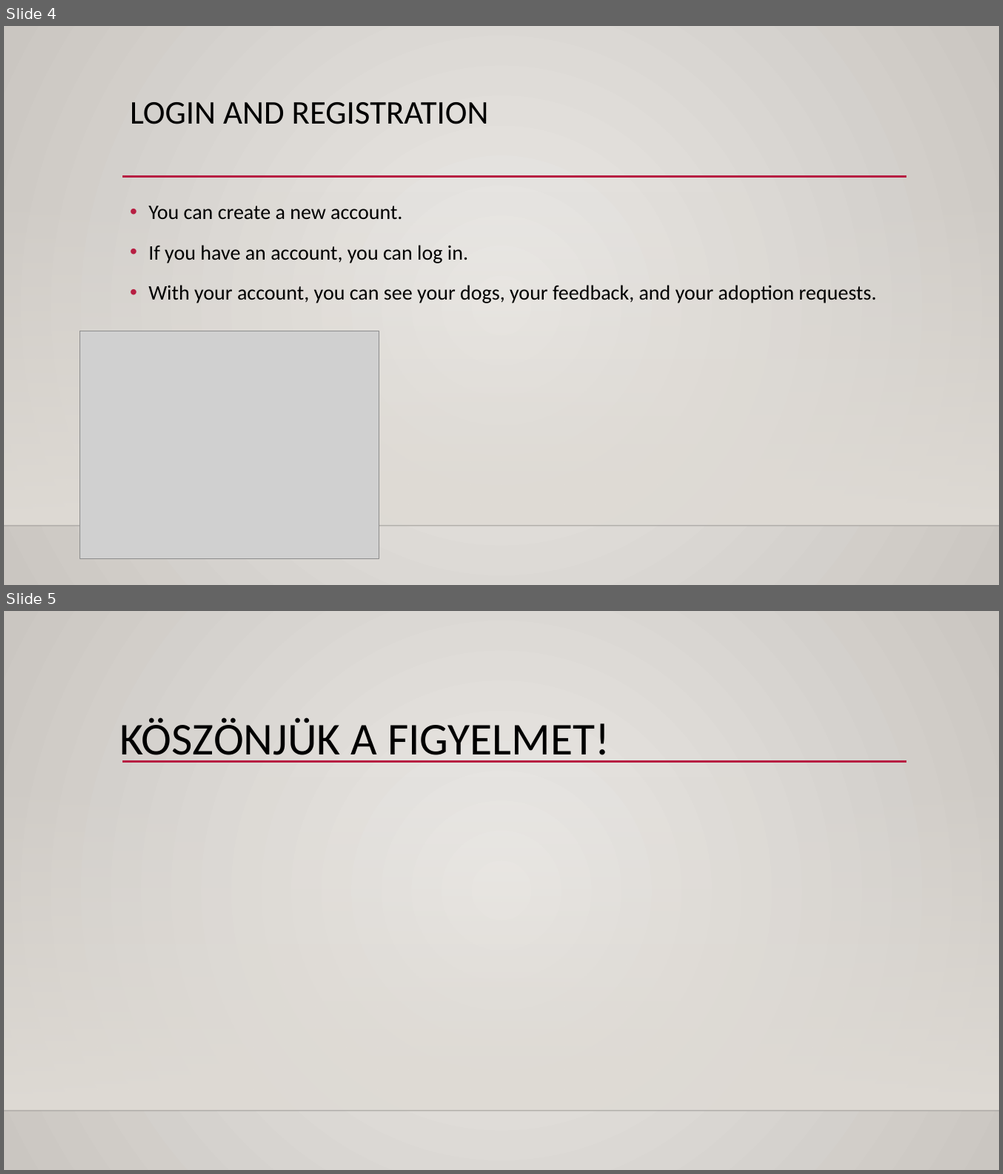
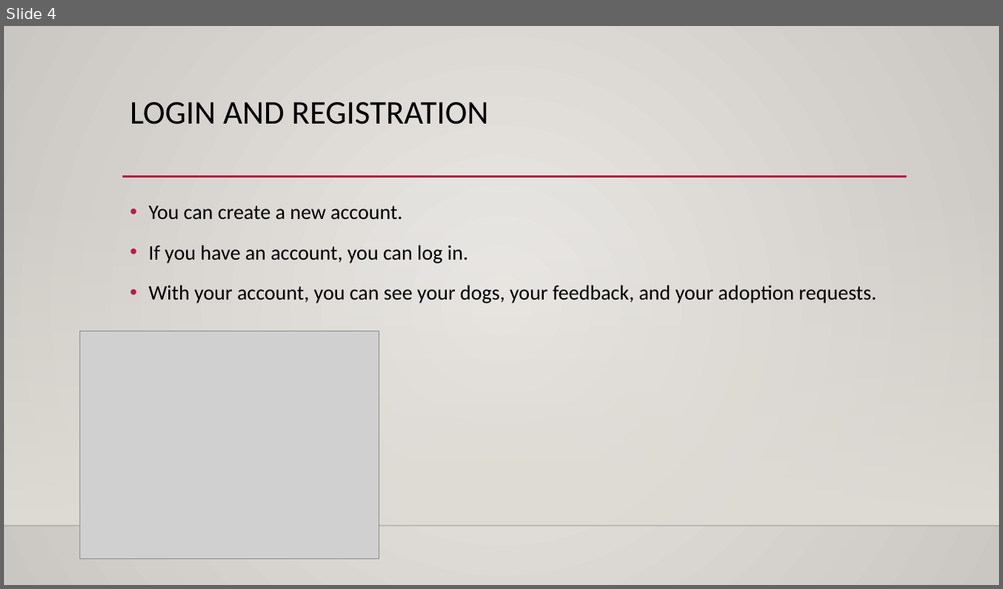
Before and after one commit to Robinhood0123/kutyak, a slide deck: menhelybemutato 1.pptx. Shown one above the other, each under a label of ours: slides 4 and 5 before the commit, slide 4 after it. The pictures are 1003x1174 and 1003x589 pixels, drawn with LibreOffice and Linux fonts; fonts in the diff are those of the drawing; grey boxes stand for pictures; background and template pictures are left out. Boxes give left, top, right and bottom in pixels: in the first picture for what was removed or moved away, otherwise in the second. Text is boxed around its words. In the diff, an @@ line names an element or a change of style, - is before the commit and + after.

```diff
--- a/menhelybemutato 1.pptx
+++ b/menhelybemutato 1.pptx
@@ slide 5 removed at (4, 611, 999, 1170), background gradient #ECEAE7 to #CAC7C1; not listed: 3 template elements that a slide beside it also shows @@
@@ title removed at (120, 718, 609, 763) @@
-KÖSZÖNJÜK A FIGYELMET!
```
Also in this commit, not shown: 1 slide added, 1 other slide removed.
